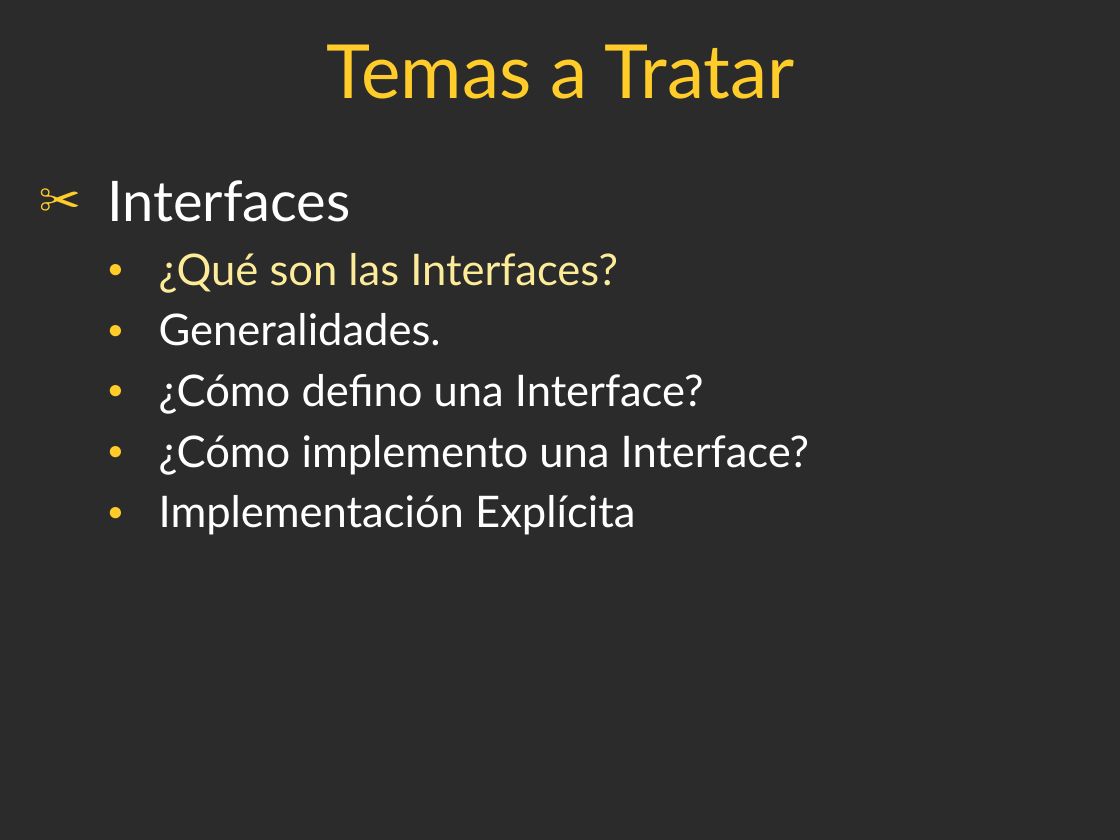
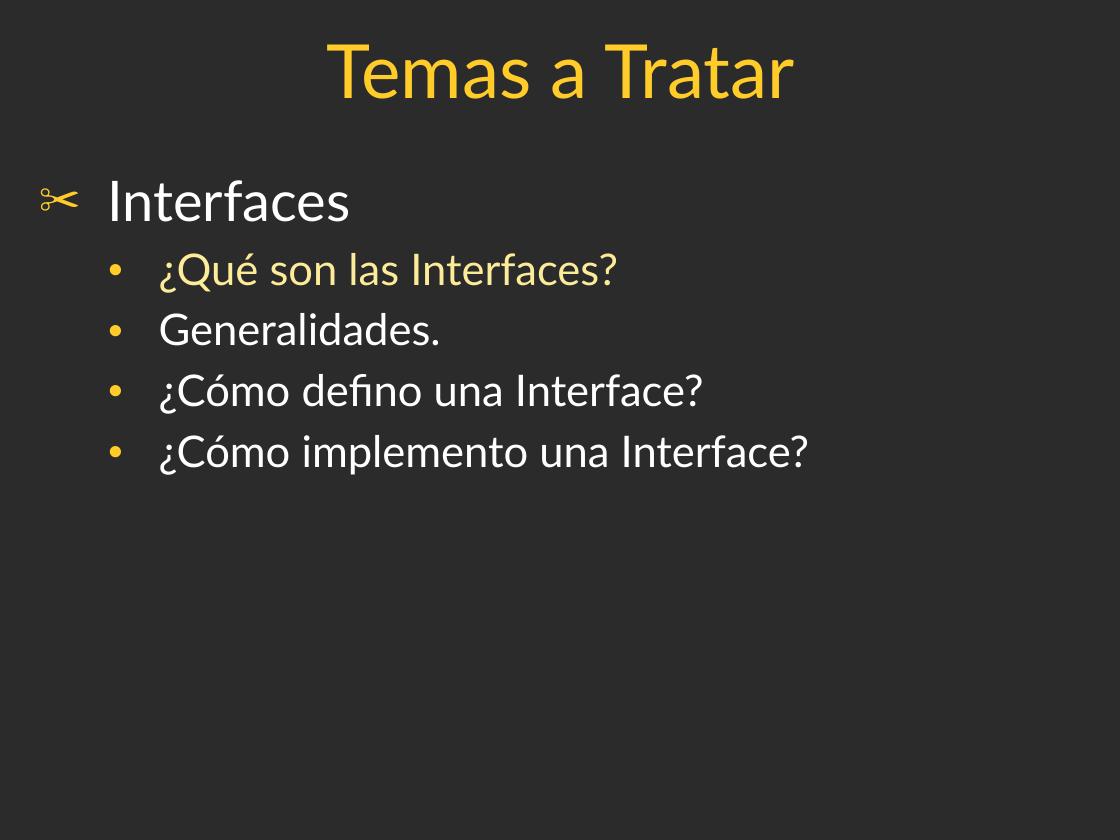
Before and after one commit to agustinezequielgomez/Laboratorio-II, a slide deck: slide 3 of Campus/PPT's/ProgramacionII_Clase_18-2017.ppt. Drawn at 1120x840 pixels with LibreOffice and Linux fonts; fonts in the diff are those of the drawing; background and template pictures are left out; a plain dark background stands for a picture behind light text. Boxes give left, top, right and bottom in pixels: in the first picture for what was removed or moved away, otherwise in the second. Text is boxed around its words. In the diff, an @@ line names an element or a change of style, - is before the commit and + after.

```diff
--- a/Campus/PPT's/ProgramacionII_Clase_18-2017.ppt
+++ b/Campus/PPT's/ProgramacionII_Clase_18-2017.ppt
@@ text at box(159, 495, 635, 535): paragraph removed @@
-  ● Implementación Explícita
```
Also in this commit, not shown: 5 other slides changed, 5 slides removed, 27 other files.
